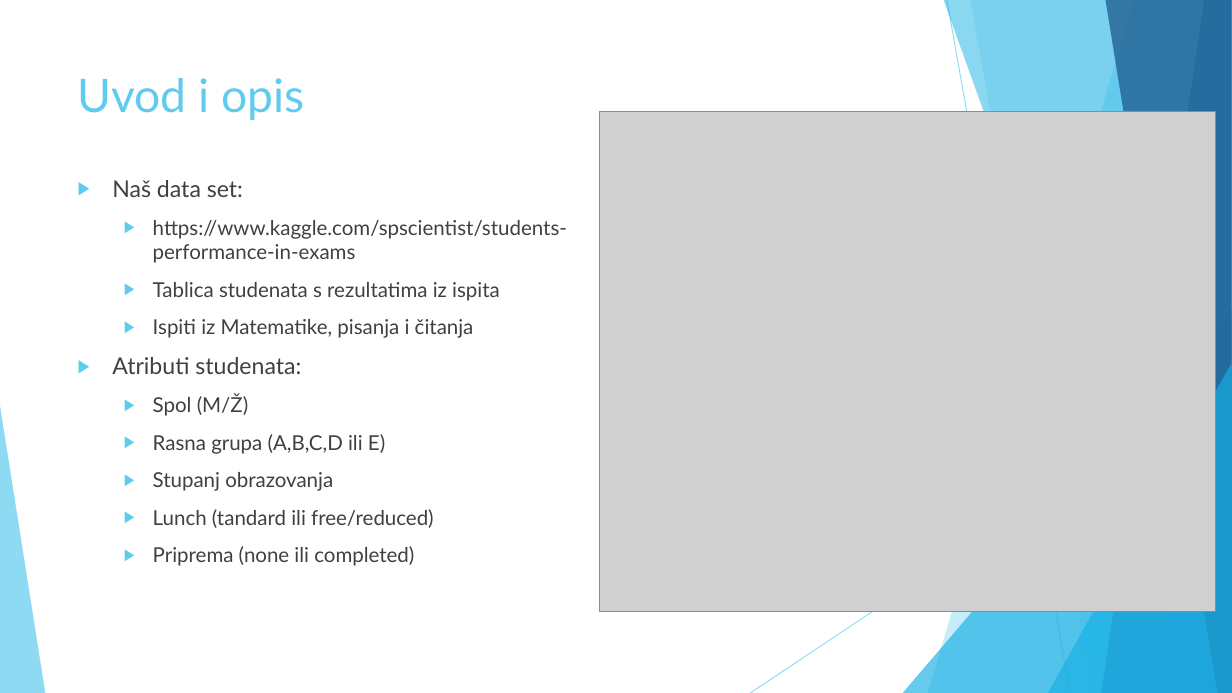
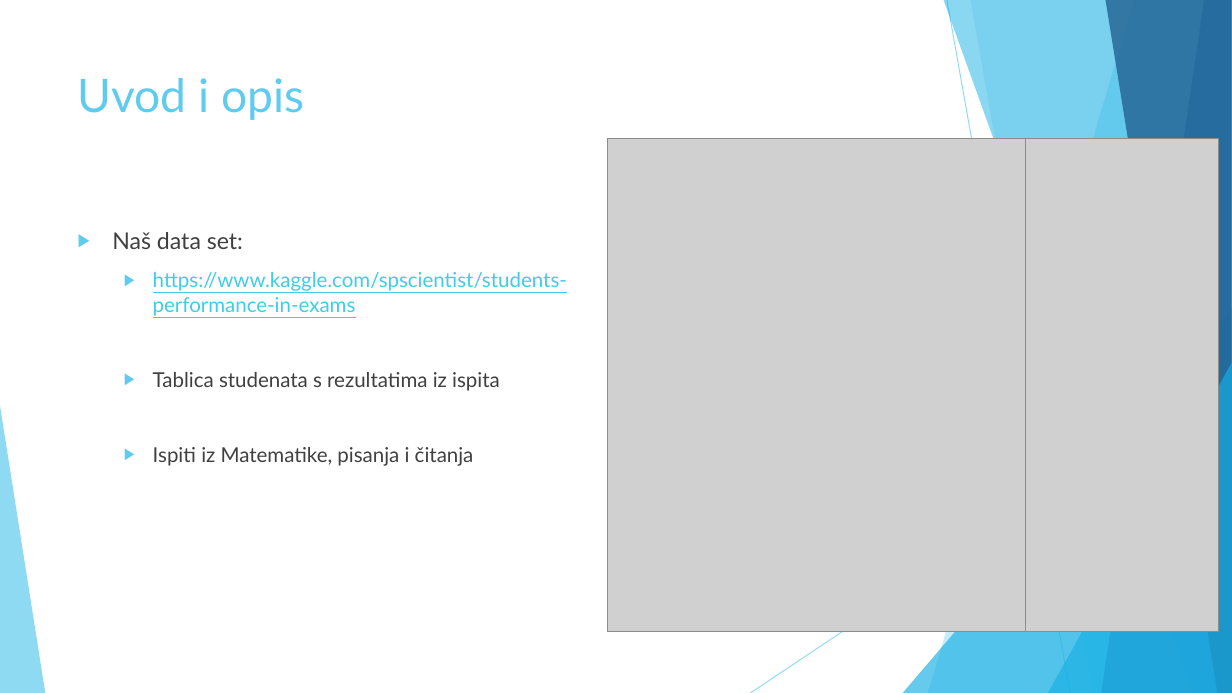
Before and after one commit to mikocij/SUprojekt, a slide deck: slide 2 of Prezentacija prijedlog.pptx. Drawn at 1232x693 pixels with LibreOffice and Linux fonts; fonts in the diff are those of the drawing; grey boxes stand for pictures. Boxes give left, top, right and bottom in pixels: in the first picture for what was removed or moved away, otherwise in the second. Text is boxed around its words. In the diff, an @@ line names an element or a change of style, - is before the commit and + after.

Commit message:
presentation fix

```diff
--- a/Prezentacija prijedlog.pptx
+++ b/Prezentacija prijedlog.pptx
@@ picture: place and size @@
-picture at [600, 111, 1215, 612]
+picture at [607, 139, 1025, 632]
@@ picture added at [1026, 139, 1219, 632] @@
@@ text "Naš data set:": place and size @@
-text "Naš data set:" at [112, 180, 567, 566]
+text "Naš data set:" at [112, 232, 567, 466]
@@ text at [153, 272, 567, 316]: text colour #404040 to #3FCDE7, underline on in "https://www.kaggle.com/spscientist/students-performance-in-e ..." @@
@@ text at [112, 357, 434, 566]: paragraphs removed @@
-▶ Atributi studenata:
-  ▶ Spol (M/Ž)
-  ▶ Rasna grupa (A,B,C,D ili E)
-  ▶ Stupanj obrazovanja
-  ▶ Lunch (tandard ili free/reduced)
-  ▶ Priprema (none ili completed)
```
Also in this commit, not shown: 2 other slides changed, 2 slides added, 1 slide removed.
